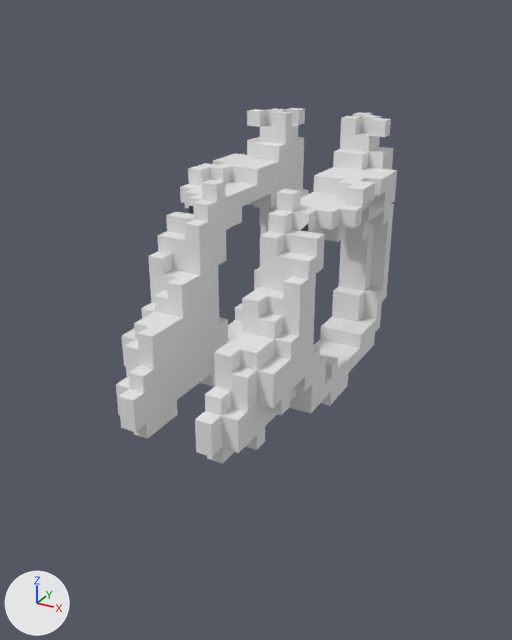
The FBX model Assets/Mafas/All_Nexus/Teabag_Nexus/Teabag_mesh/Teabag_Base01_1.fbx: old version first, new version second.
Both versions are drawn from a camera (50 mm lens) standing at (2.0, -4.02, 1.65) and looking at (-0.1, -0.19, -0.27). Every picture has the same lights, and +X, +Y and +Z are marked at lower left. Vertices at the same position are counted once.

Names of what the first picture shows: 'Teabag_Base01_1'.
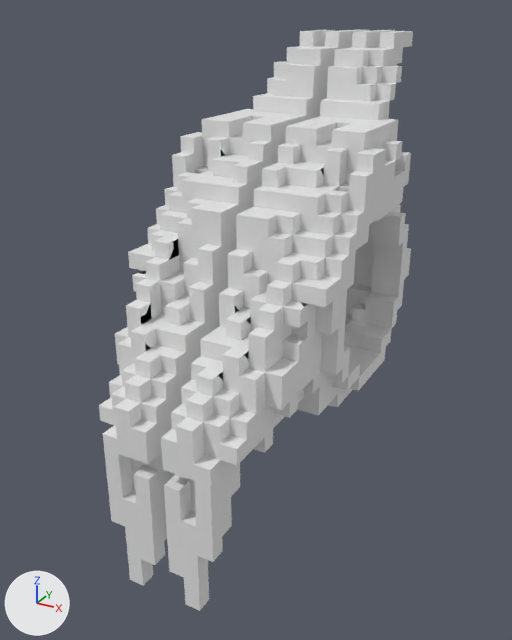
Changed parts and their boxes (x1, y1, x2, y2) in the pictures (512 x 640 px):
'Teabag_Base01_1', reshaped, turned: before (116, 108, 397, 464); after (99, 30, 413, 611)
part 1 of me_objobject_030, rebuilt (41% wider, 68% taller): before (116, 108, 308, 439); after (99, 30, 370, 586)
part 2 of me_objobject_030, rebuilt (25% wider, 65% taller): before (195, 112, 397, 464); after (161, 30, 413, 611)

The change, as a diff of the scene's bpy script:
```diff
--- a/Assets/Mafas/All_Nexus/Teabag_Nexus/Teabag_mesh/Teabag_Base01_1.fbx.py
+++ b/Assets/Mafas/All_Nexus/Teabag_Nexus/Teabag_mesh/Teabag_Base01_1.fbx.py
@@ me_objobject_030 @@
 # used by ob_teabag_base01_1; location = (0.0, 0.0, 0.0); rotation_euler = (-3.142, 0.0, 0.0), in degrees (-180, 0, 0); scale = (0.01, 0.01, 0.01)
-me_objobject_030.from_pydata(...)  # 776 vertices, 532 faces; spans x -60.0..60.0, y -80.0..140.0, z -100.0..80.0
+me_objobject_030.from_pydata(...)  # 1644 vertices, 1218 faces; spans x -65.0..65.0, y -150.0..150.0, z -150.0..150.0
+# me_objobject_030 part 1: the loose piece of 388 vertices spanning x -60.0..-20.0, y -80.0..140.0, z -100.0..80.0 is rebuilt with 822 vertices and now spans x -65.0..-5.0, y -150.0..150.0, z -150.0..150.0
+# me_objobject_030 part 2: the loose piece of 388 vertices spanning x 20.0..60.0, y -80.0..140.0, z -100.0..80.0 is rebuilt with 822 vertices and now spans x 5.0..65.0, y -150.0..150.0, z -150.0..150.0
 me_objobject_030.materials.append(mat_palette_028)
@@ ob_teabag_base01_1 @@
 ob_teabag_base01_1.location = (0.0, 0.0, 0.0)
-ob_teabag_base01_1.rotation_euler = (-3.142, 0.0, 0.0)  # degrees (-180, 0, 0)
+ob_teabag_base01_1.rotation_euler = (1.571, 0.0, 0.0)  # degrees (90, 0, 0)
 ob_teabag_base01_1.scale = (0.01, 0.01, 0.01)
```
